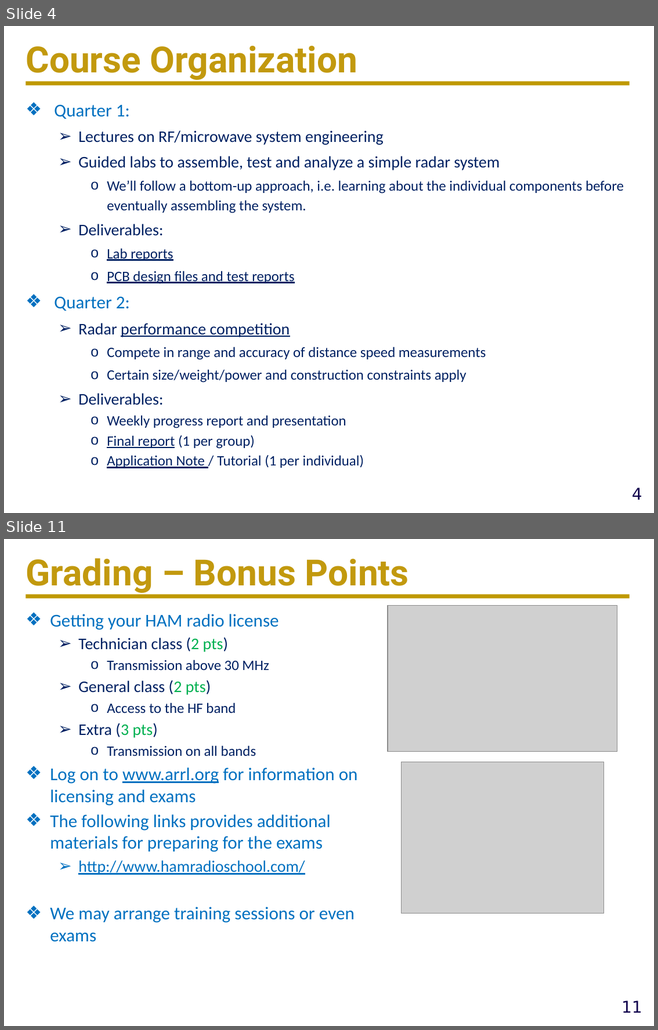
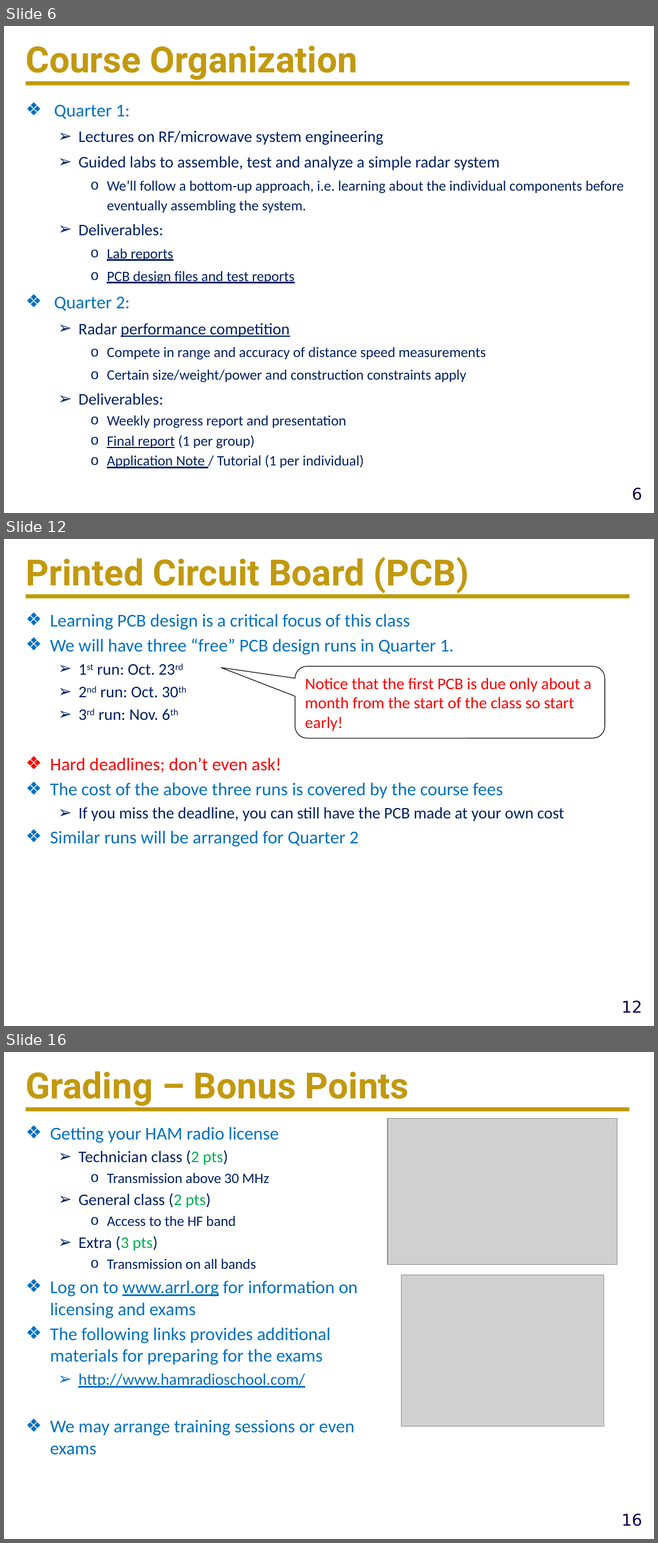
Before and after one commit to ucdart/UCD-EEC134, a slide deck: lectures/lec0/Lec0-CourseMechanisms.pptx. Shown one above the other, each under a label of ours: slides 4 and 11 before the commit, slides 6, 12 and 16 after it; the slides between them are not shown. The pictures are 658x1030 and 658x1543 pixels, drawn with LibreOffice and Linux fonts; fonts in the diff are those of the drawing; grey boxes stand for pictures; background and template pictures are left out. Boxes give left, top, right and bottom in pixels: in the first picture for what was removed or moved away, otherwise in the second. Text is boxed around its words. In the diff, an @@ line names an element or a change of style, - is before the commit and + after.

```diff
--- a/lectures/lec0/Lec0-CourseMechanisms.pptx
+++ b/lectures/lec0/Lec0-CourseMechanisms.pptx
@@ slide 12 added at [4,539,654,1026], background #FFFFFF; not listed: 2 template elements that a slide beside it also shows @@
@@ title added at [25,557,469,595], 40 pt, text #C2990E, bold @@
+Printed Circuit Board (PCB)
@@ text added at [50,614,564,847], 20 pt, text #0070C0 @@
+❖ Learning PCB design is a critical focus of this class
+❖ We will have three “free” PCB design runs in Quarter 1.
+  ➢ 1st run: Oct. 23rd
+  ➢ 2nd run: Oct. 30th
+  ➢ 3rd run: Nov. 6th
+❖ Hard deadlines; don’t even ask!
+❖ The cost of the above three runs is covered by the course fees
+  ➢ If you miss the deadline, you can still have the PCB made at your own cost
+❖ Similar runs will be arranged for Quarter 2
@@ rounded speech box added at [295,667,605,739], fill #FFFFFF, outline #000000 0.75 pt, 18 pt, text #FF0000 @@
+Notice that the first PCB is due only about a month from the start of the class so start early!
@@ what was slide 4 is now slide 6 @@
@@ page number at [632,488,642,500]: text changed @@
-4
+6
@@ what was slide 11 is now slide 16 @@
@@ page number at [621,1514,642,1526]: text changed @@
-11
+16
```
Also in this commit, not shown: 8 slides changed, 4 other slides added, 4 other files.
